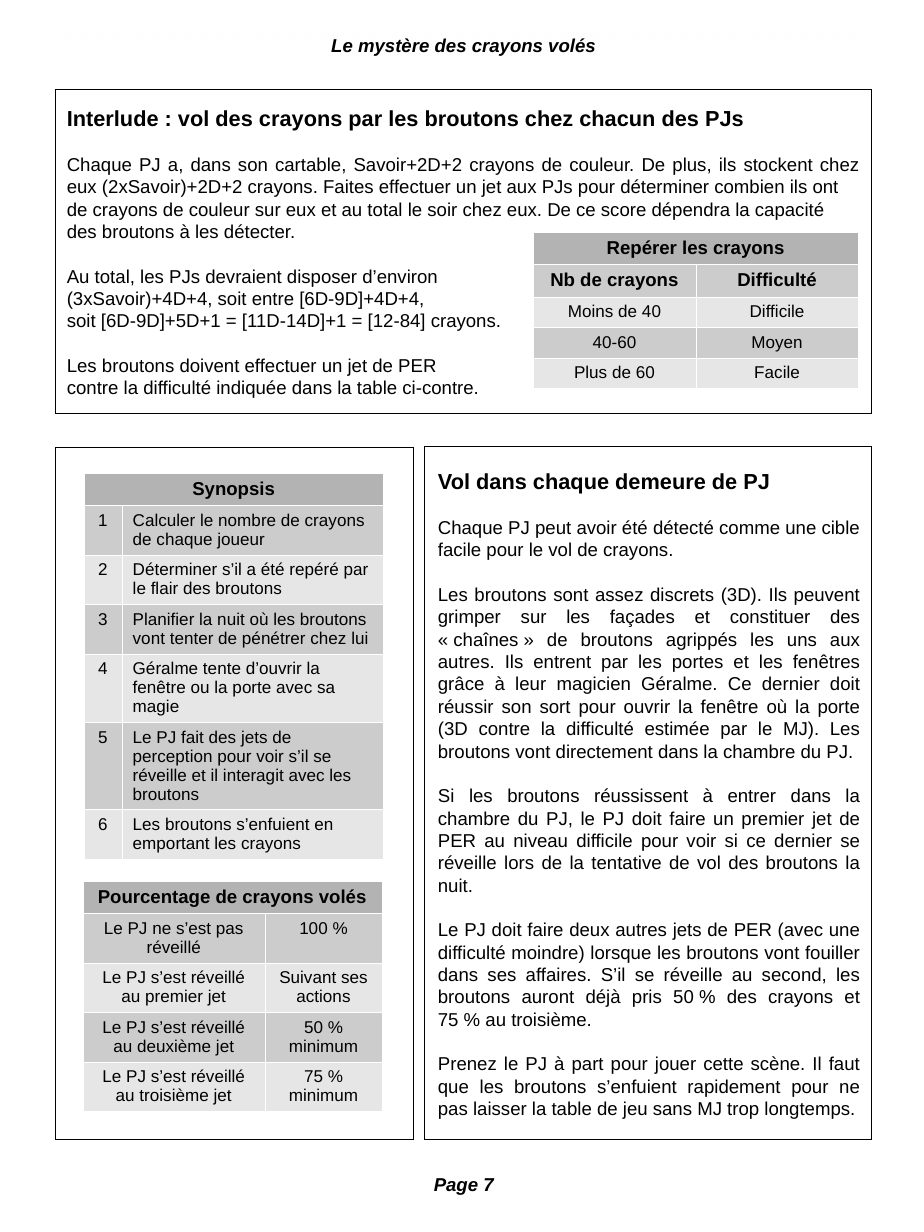
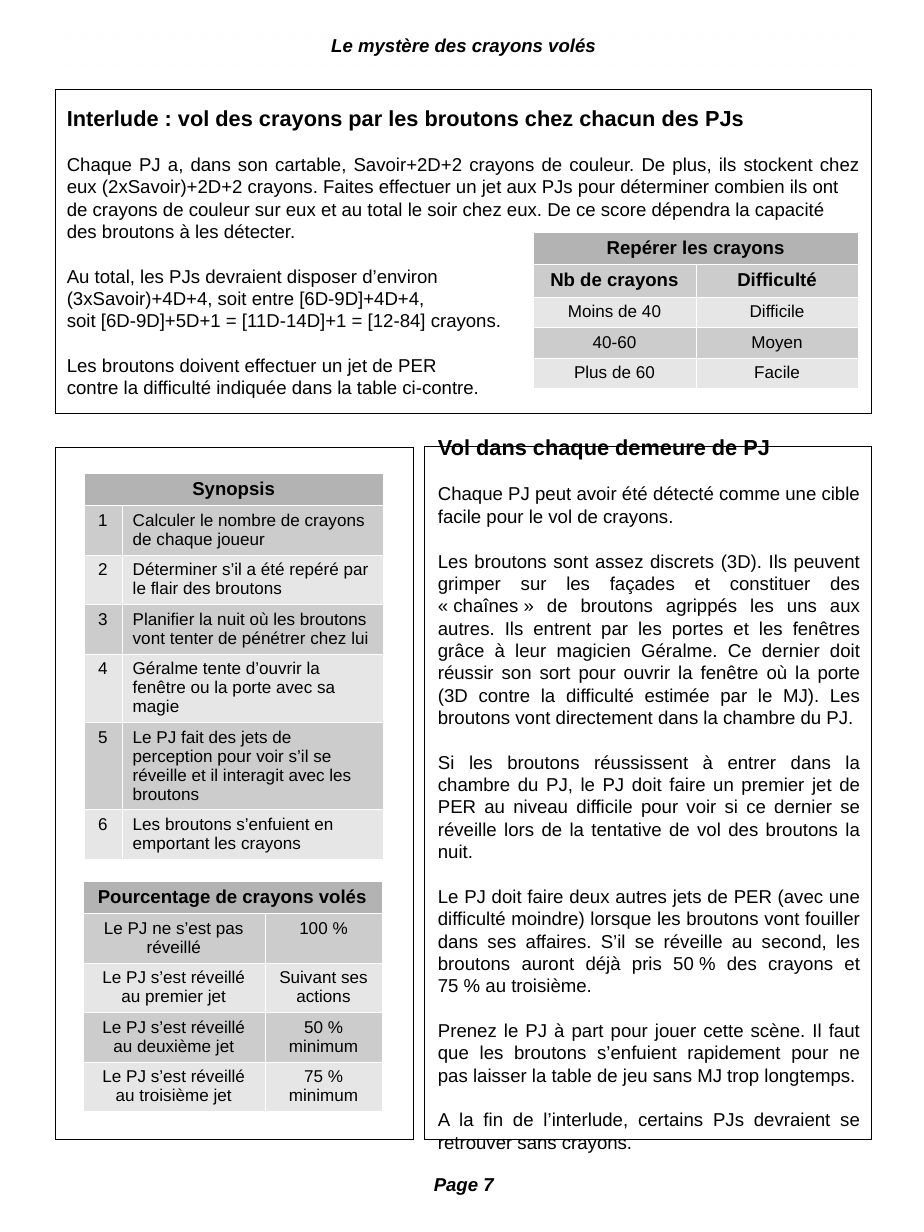
Before and after one commit to orey/D6-Dimensions, a slide deck: slide 7 of Le mystère des crayons volés/Le mystère des crayons volés.odp. Drawn at 924x1232 pixels with LibreOffice and Linux fonts; fonts in the diff are those of the drawing; background and template pictures are left out. Boxes give left, top, right and bottom in pixels: in the first picture for what was removed or moved away, otherwise in the second. Text is boxed around its words. In the diff, an @@ line names an element or a change of style, - is before the commit and + after.

```diff
--- a/Le mystère des crayons volés/Le mystère des crayons volés.odp
+++ b/Le mystère des crayons volés/Le mystère des crayons volés.odp
@@ text in rectangle at (438,1112,860,1153): paragraph added @@
+A la fin de l’interlude, certains PJs devraient se retrouver sans crayons.
```
Also in this commit, not shown: 4 other slides changed, 2 slides added, 1 other file.
